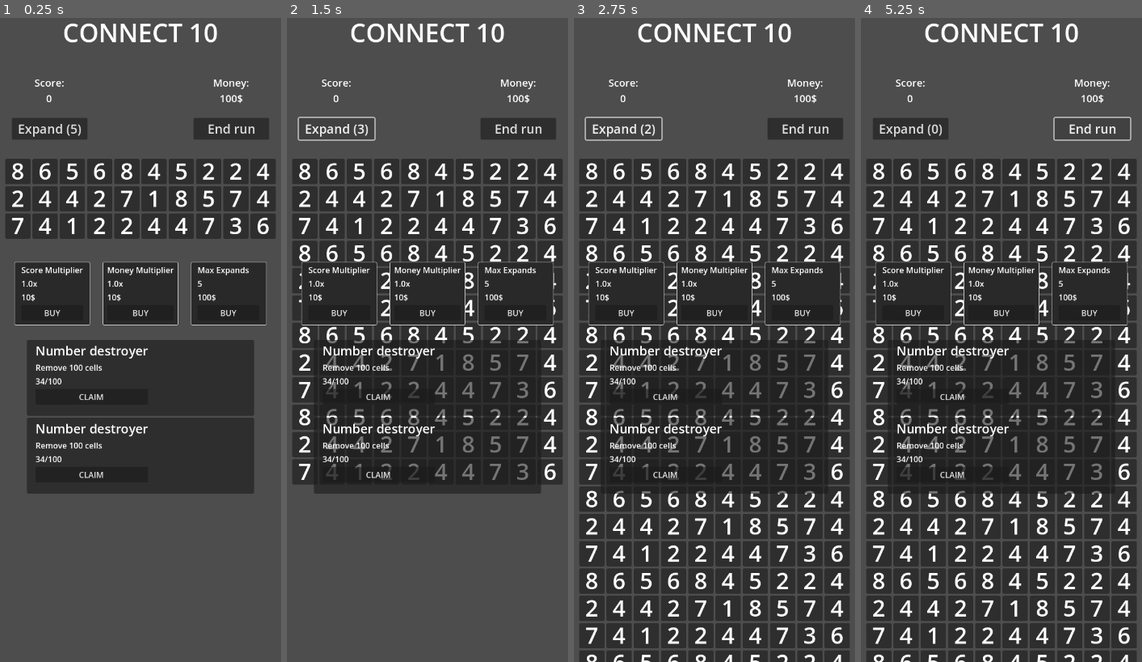
Above: before the commit, frames 1-4 (left to right).
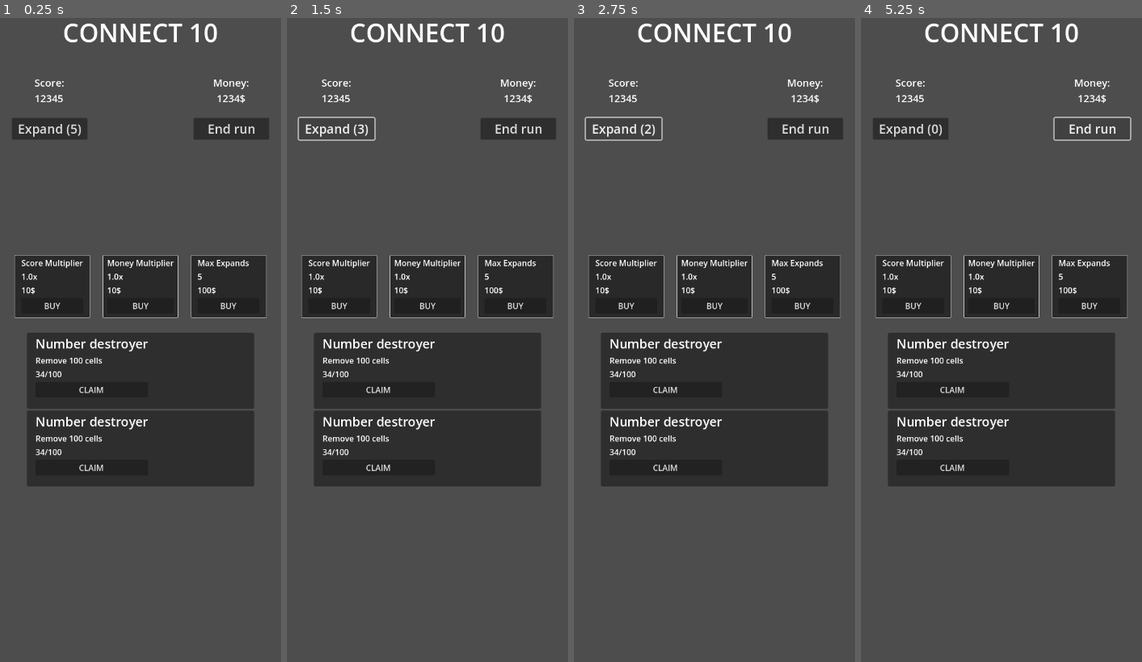
Above: after the commit, the same moments.

Repository: miquelLlorca/connect10
Game: Godot game, scene res://scenes/main.tscn
Same seed, same stepped clock (60 frames per second), same inputs: the game is played once before the commit and once after it.
Inputs:
- Up to frame 1 (0.25 s): no input
- Up to frame 2 (1.5 s): click "Expand (5)" at 0.5 s; click "Expand (4)" at 1.25 s
- Up to frame 3 (2.75 s): click "Expand (3)" at 2 s
- Up to frame 4 (5.25 s): click "Expand (2)" at 2.75 s; click "Expand (1)" at 3.5 s; click "Expand (0)" at 4.25 s; click "End run" at 5 s

The runs differ from the first frame. In frame 1, 17% of the frame differs, in the area x 2-98%, y 11-74%; in frame 2, 25%; in frame 3, 46%, in the area x 2-98%, y 11-100%; in frame 4, 46%.
Error after the commit: Attempt to call function 'populate_table' in base 'null instance' on a null instance. (res://scripts/main.gd:143)

Commit message:
Missions hide when playing

Diff:
--- a/scenes/main.tscn
+++ b/scenes/main.tscn
@@ -84,16 +84,19 @@
 theme_override_font_sizes/font_size = 25
 text = "End run"
 
+[node name="Table" parent="." instance=ExtResource("1_lgopx")]
+custom_minimum_size = Vector2(0, 200)
+layout_mode = 2
+offset_top = 285.0
+offset_right = 720.0
+offset_bottom = 485.0
+
 [node name="Main_V" type="VBoxContainer" parent="."]
 custom_minimum_size = Vector2(720, 0)
 layout_mode = 0
-offset_top = 285.0
+offset_top = 475.0
 offset_right = 720.0
-offset_bottom = 489.0
-
-[node name="Table" parent="Main_V" instance=ExtResource("1_lgopx")]
-custom_minimum_size = Vector2(0, 200)
-layout_mode = 2
+offset_bottom = 1129.0
 
 [node name="Shop" parent="Main_V" instance=ExtResource("3_uvth1")]
 custom_minimum_size = Vector2(0, 150)
Not shown, changed: tasks.todo
